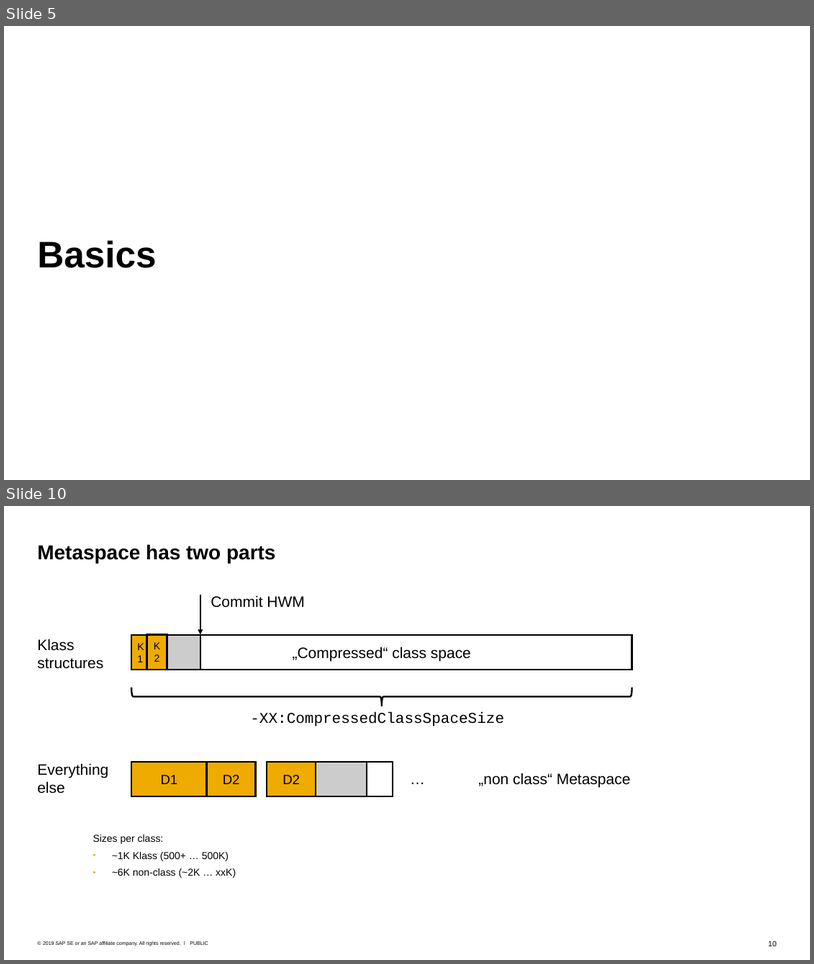
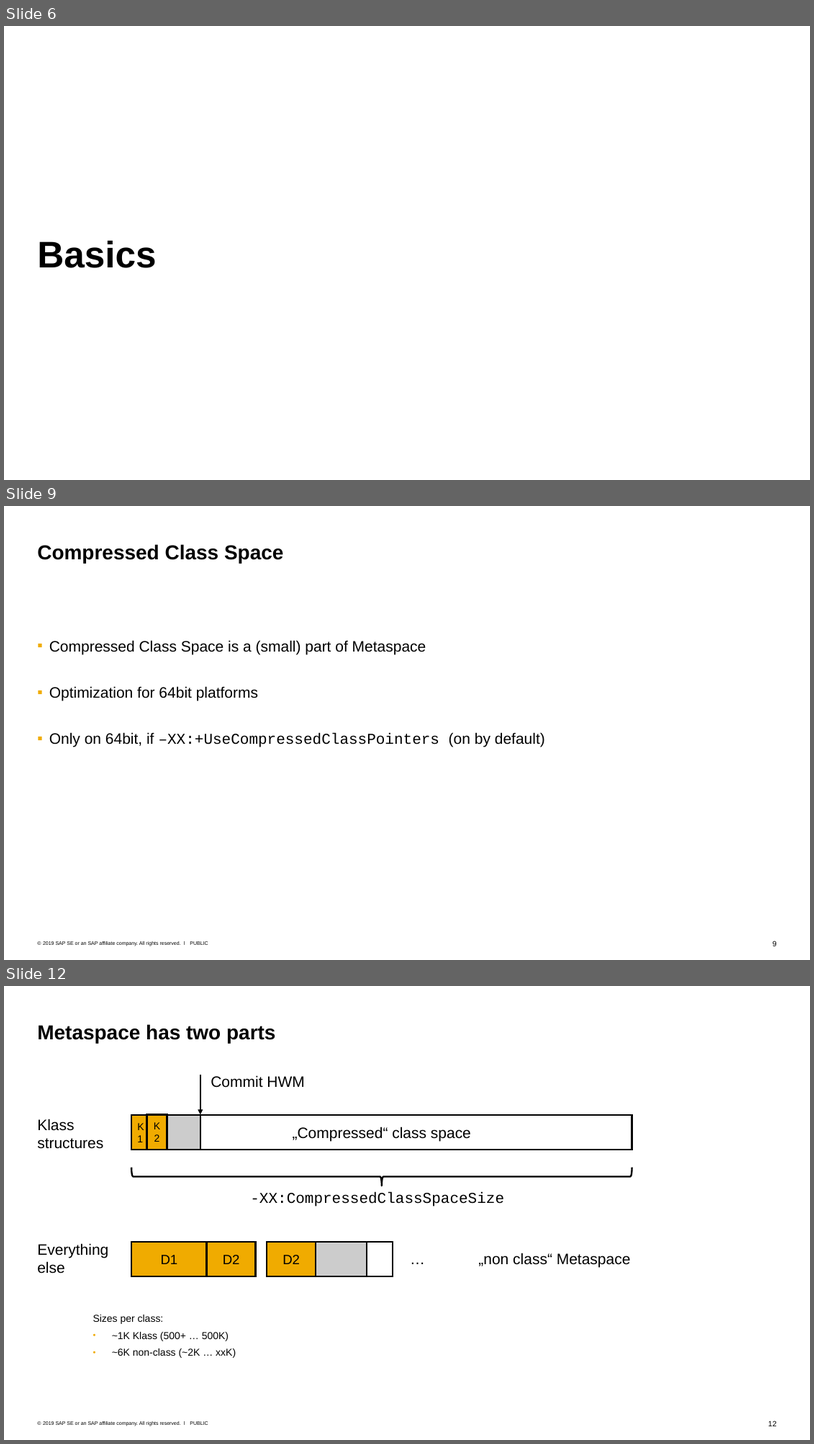
Before and after one commit to tstuefe/talk-fosdem20, a slide deck: fosdem20-taming-metaspace.pptx. Shown one above the other, each under a label of ours: slides 5 and 10 before the commit, slides 6, 9 and 12 after it; the slides between them are not shown. The pictures are 814x964 and 814x1444 pixels, drawn with LibreOffice and Linux fonts; fonts in the diff are those of the drawing. Boxes give left, top, right and bottom in pixels: in the first picture for what was removed or moved away, otherwise in the second. Text is boxed around its words. In the diff, an @@ line names an element or a change of style, - is before the commit and + after.

```diff
--- a/fosdem20-taming-metaspace.pptx
+++ b/fosdem20-taming-metaspace.pptx
@@ slide 9 added at box(4, 506, 810, 960), background #FFFFFF; not listed: 3 template elements that a slide beside it also shows @@
@@ title added at box(37, 544, 283, 563), 24 pt, text #000000, bold @@
+Compressed Class Space
@@ text added at box(49, 640, 545, 747), 18 pt, text #000000 @@
+  ▪ Compressed Class Space is a (small) part of Metaspace
+  ▪ Optimization for 64bit platforms
+  ▪ Only on 64bit, if –XX:+UseCompressedClassPointers (on by default)
@@ what was slide 5 is now slide 6 @@
@@ what was slide 10 is now slide 12 @@
@@ page number at box(769, 1420, 777, 1426): text changed @@
-10
+12
```
Also in this commit, not shown: 10 slides changed, 2 other slides added, 1 slide removed, 1 other file.
